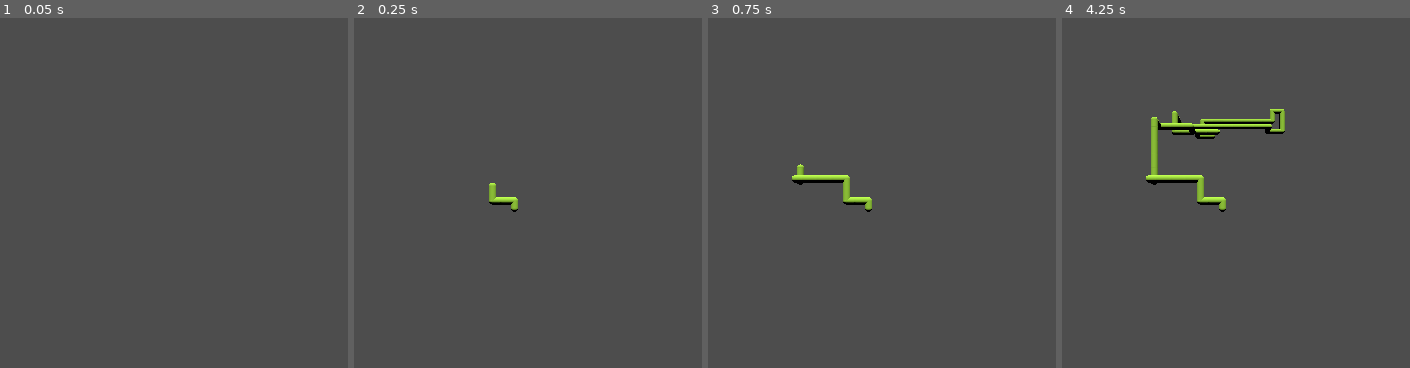
Above: before the commit, frames 1-4 (left to right).
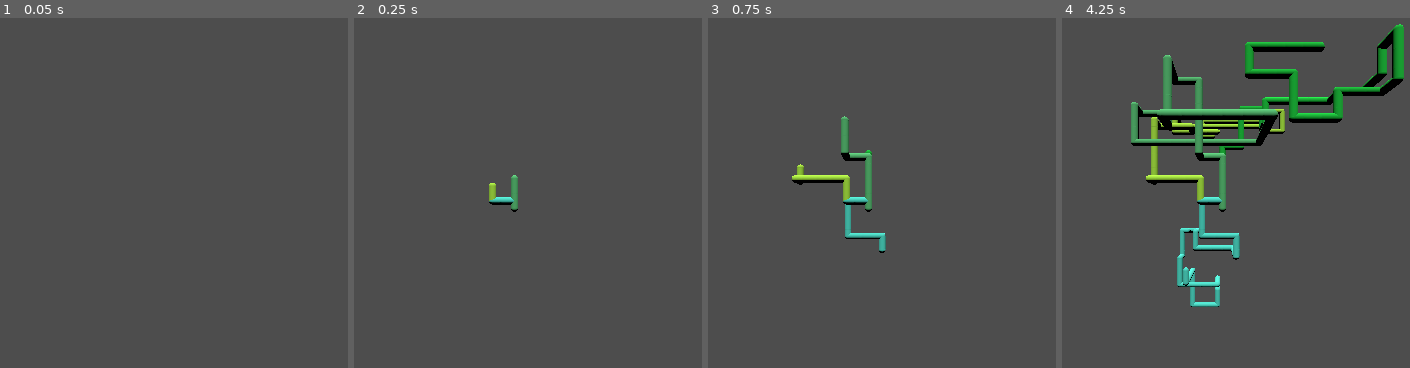
Above: after the commit, the same moments.

Repository: erikslatter/3D-Pipes
Game: Godot game, scene res://World.tscn
Same seed, same stepped clock (60 frames per second), same inputs: the game is played once before the commit and once after it.
Inputs:
- Up to frame 1 (0.05 s): no input
- Up to frame 2 (0.25 s): no input
- Up to frame 3 (0.75 s): no input
- Up to frame 4 (4.25 s): tap Enter at 1.25 s

Frame 1 is identical in both runs. In frame 2, 0.3% of the frame differs, in the area x 38-48%, y 44-55%; in frame 3, 1.2%; in frame 4, 9.7%, in the area x 19-99%, y 1-83%.

Commit message:
multiple pipe starting points

Diff:
--- a/World.tscn
+++ b/World.tscn
@@ -17,6 +17,42 @@
 [node name="Timer" type="Timer" parent="PipeSegment Start"]
 wait_time = 0.085
 
+[node name="PipeSegment Start2" parent="." node_paths=PackedStringArray("previousPipe") instance=ExtResource("3_lejhh")]
+transform = Transform3D(1, 0, 0, 0, 1, 0, 0, 0, 1, 3.98767, -1, 11.2979)
+script = ExtResource("1_a3up0")
+previousPipe = NodePath("../PipeSegment Start")
+pipeVariants = Array[String](["pipe_segment_a.tscn", "pipe_segment_b.tscn", "pipe_segment_c.tscn"])
+worldBounds = Vector3(40, 20, 20)
+startingPipeMaterial = ExtResource("2_vp406")
+pipeCountToTriggerColorChange = 50
+
+[node name="Timer" type="Timer" parent="PipeSegment Start2"]
+wait_time = 0.085
+
+[node name="PipeSegment Start3" parent="." node_paths=PackedStringArray("previousPipe") instance=ExtResource("3_lejhh")]
+transform = Transform3D(1, 0, 0, 0, 1, 0, 0, 0, 1, 3.98767, -1, -22.6437)
+script = ExtResource("1_a3up0")
+previousPipe = NodePath("../PipeSegment Start")
+pipeVariants = Array[String](["pipe_segment_a.tscn", "pipe_segment_b.tscn", "pipe_segment_c.tscn"])
+worldBounds = Vector3(40, 20, 20)
+startingPipeMaterial = ExtResource("2_vp406")
+pipeCountToTriggerColorChange = 50
+
+[node name="Timer" type="Timer" parent="PipeSegment Start3"]
+wait_time = 0.085
+
+[node name="PipeSegment Start4" parent="." node_paths=PackedStringArray("previousPipe") instance=ExtResource("3_lejhh")]
+transform = Transform3D(1, 0, 0, 0, 1, 0, 0, 0, 1, -38.6176, -1, 0.46722)
+script = ExtResource("1_a3up0")
+previousPipe = NodePath("../PipeSegment Start")
+pipeVariants = Array[String](["pipe_segment_a.tscn", "pipe_segment_b.tscn", "pipe_segment_c.tscn"])
+worldBounds = Vector3(40, 20, 20)
+startingPipeMaterial = ExtResource("2_vp406")
+pipeCountToTriggerColorChange = 50
+
+[node name="Timer" type="Timer" parent="PipeSegment Start4"]
+wait_time = 0.085
+
 [node name="DirectionalLight3D" type="DirectionalLight3D" parent="."]
 transform = Transform3D(1, 0, 0, 0, 0.5, 0.866025, 0, -0.866025, 0.5, 0, 10, 0)
 
@@ -24,3 +60,6 @@
 transform = Transform3D(1, 0, 0, 0, 1, 0, 0, 0, 1, 0, 0, 40)
 
 [connection signal="timeout" from="PipeSegment Start/Timer" to="PipeSegment Start" method="_on_timer_timeout"]
+[connection signal="timeout" from="PipeSegment Start2/Timer" to="PipeSegment Start2" method="_on_timer_timeout"]
+[connection signal="timeout" from="PipeSegment Start3/Timer" to="PipeSegment Start3" method="_on_timer_timeout"]
+[connection signal="timeout" from="PipeSegment Start4/Timer" to="PipeSegment Start4" method="_on_timer_timeout"]
